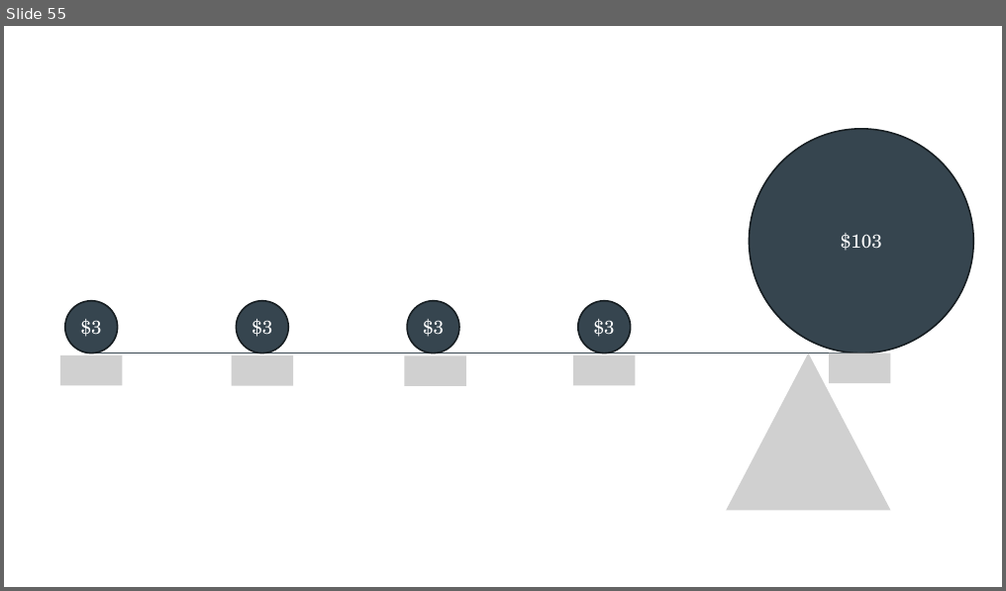
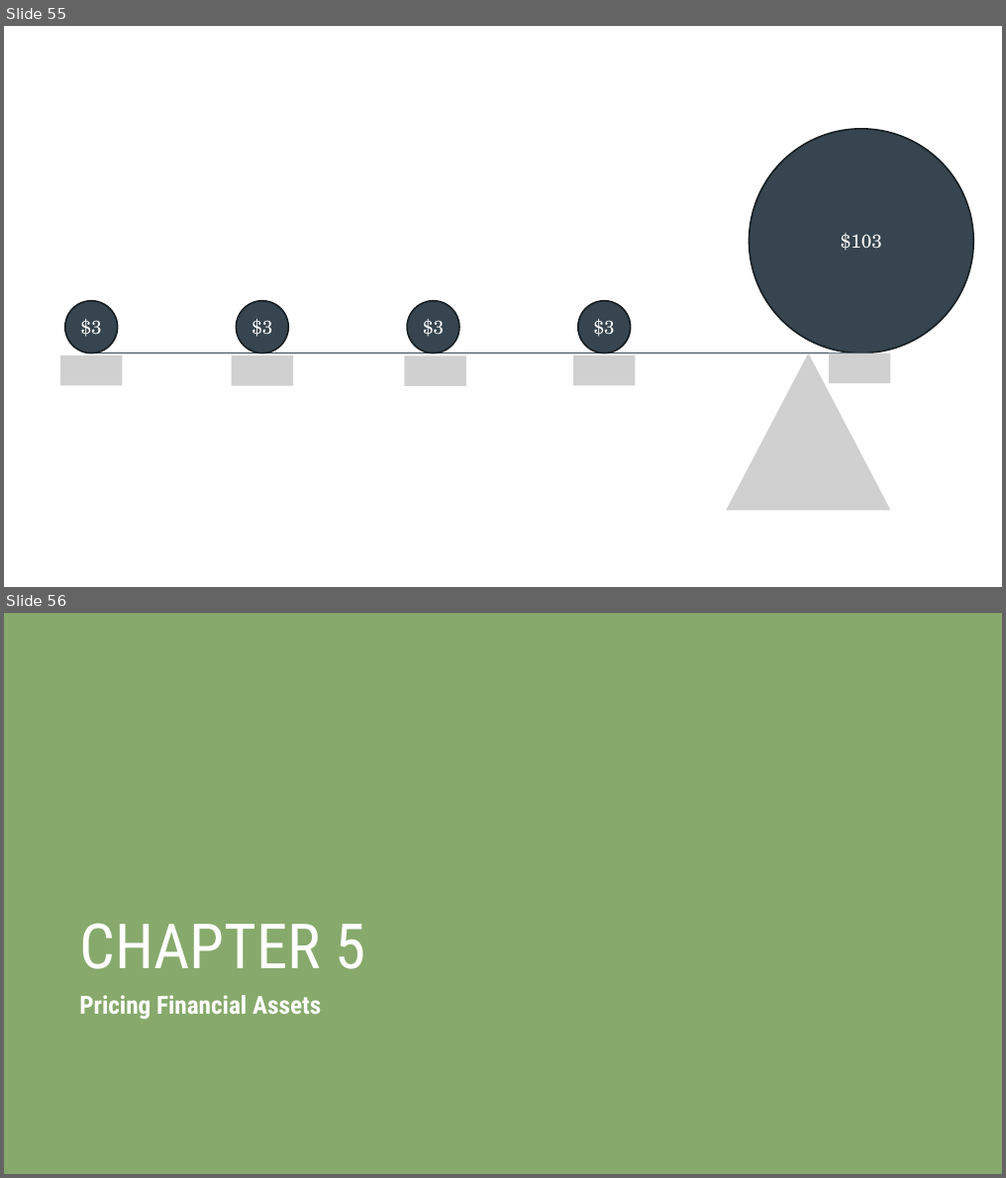
Before and after one commit to ncachanosky/ECON-3320-online, a slide deck: figures/figures.pptx. Shown one above the other, each under a label of ours: slide 55 before the commit, slides 55 and 56 after it. The pictures are 1006x591 and 1006x1178 pixels, drawn with LibreOffice and Linux fonts; fonts in the diff are those of the drawing; grey boxes stand for pictures. Boxes give left, top, right and bottom in pixels: in the first picture for what was removed or moved away, otherwise in the second. Text is boxed around its words. In the diff, an @@ line names an element or a change of style, - is before the commit and + after.

```diff
--- a/figures/figures.pptx
+++ b/figures/figures.pptx
@@ slide 56 added at [4, 613, 1002, 1174], background #87A96B @@
@@ title added at [79, 923, 366, 969], 60 pt, text #FFFFFF @@
+CHAPTER 5
@@ text added at [79, 995, 321, 1019], 24 pt, text #FFFFFF, bold @@
+Pricing Financial Assets
```
Also in this commit, not shown: 8 other slides added, 12 other files.
